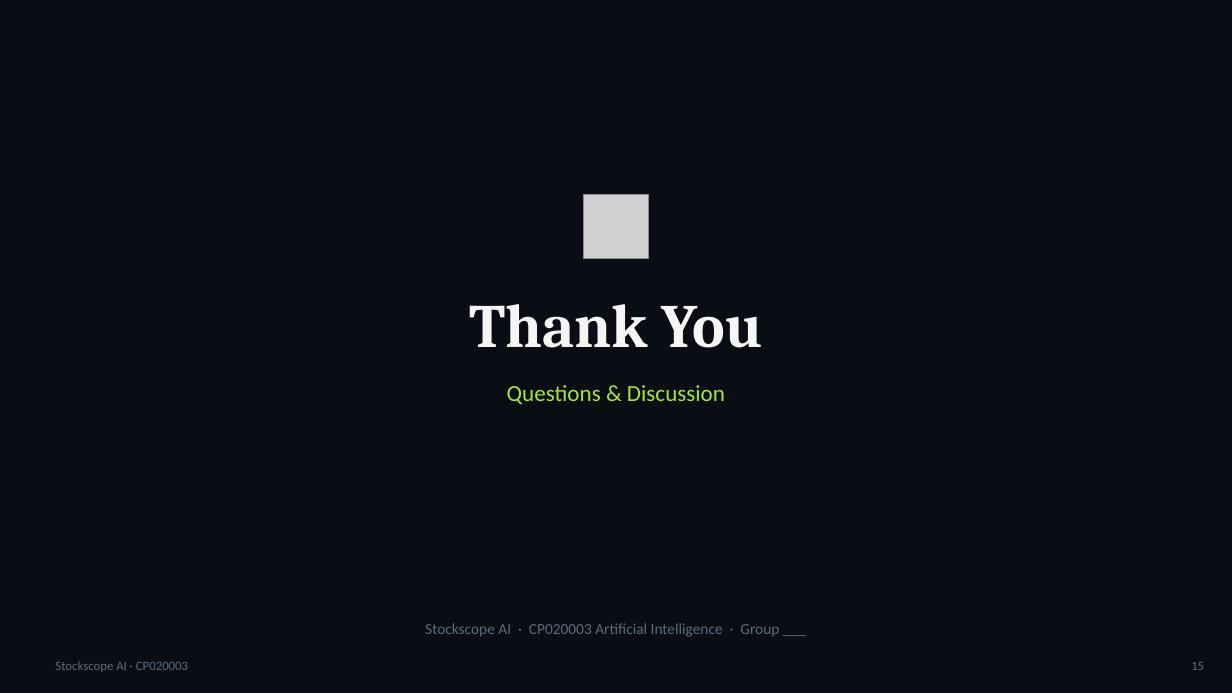
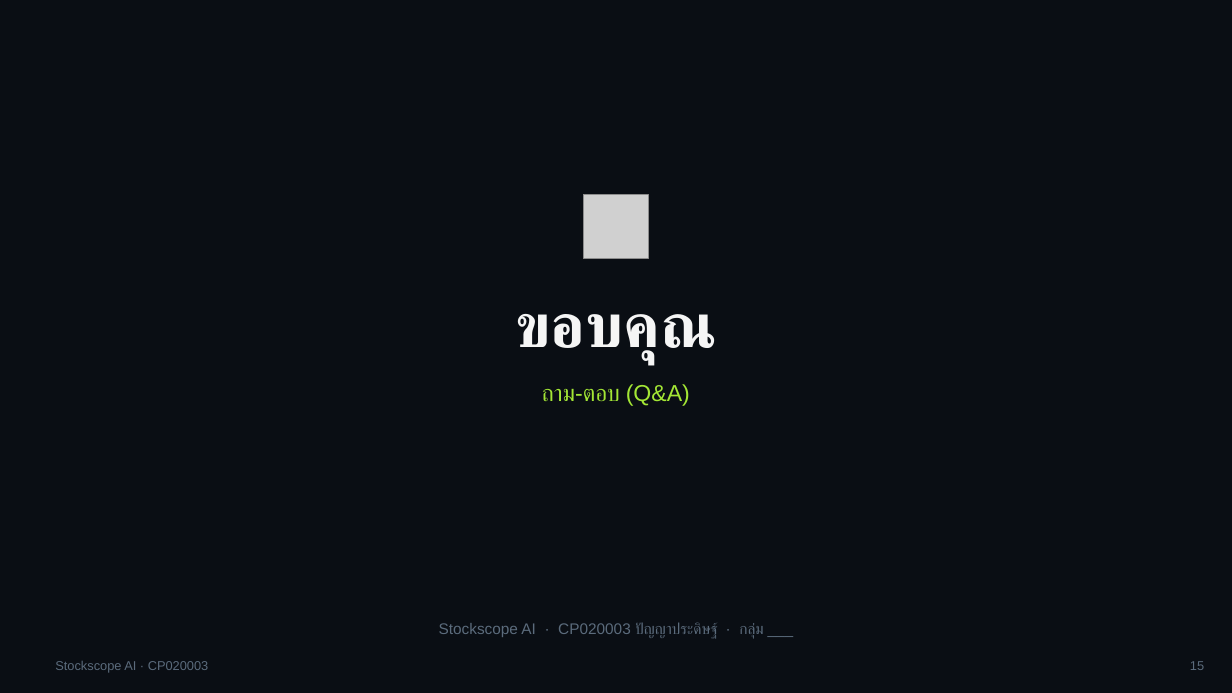
Before and after one commit to txphichatwanich19-rgb/stockscope, a slide deck: slide 15 of ml/stock_direction_presentation.pptx. Drawn at 1232x693 pixels with LibreOffice and Linux fonts; fonts in the diff are those of the drawing; grey boxes stand for pictures. Boxes give left, top, right and bottom in pixels: in the first picture for what was removed or moved away, otherwise in the second. Text is boxed around its words. In the diff, an @@ line names an element or a change of style, - is before the commit and + after.

```diff
--- a/ml/stock_direction_presentation.pptx
+++ b/ml/stock_direction_presentation.pptx
@@ text at [515, 314, 716, 365]: text changed; font Cambria to Arial @@
-Thank You
+ขอบคุณ
@@ text at [542, 384, 690, 406]: text changed; font Calibri to Arial @@
-Questions & Discussion
+ถาม-ตอบ (Q&A)
@@ text at [439, 622, 763, 639]: text changed; font Calibri to Arial @@
-Stockscope AI · CP020003 Artificial Intelligence · Group ___
+Stockscope AI · CP020003 ปัญญาประดิษฐ์ · กลุ่ม ___
@@ text "Stockscope AI · CP020003" at [55, 661, 209, 673]: font Calibri to Arial @@
@@ text "15" at [1190, 661, 1204, 670]: font Calibri to Arial @@
```
Also in this commit, not shown: 9 other slides changed, 5 slides added, 5 slides removed, 1 other file.
